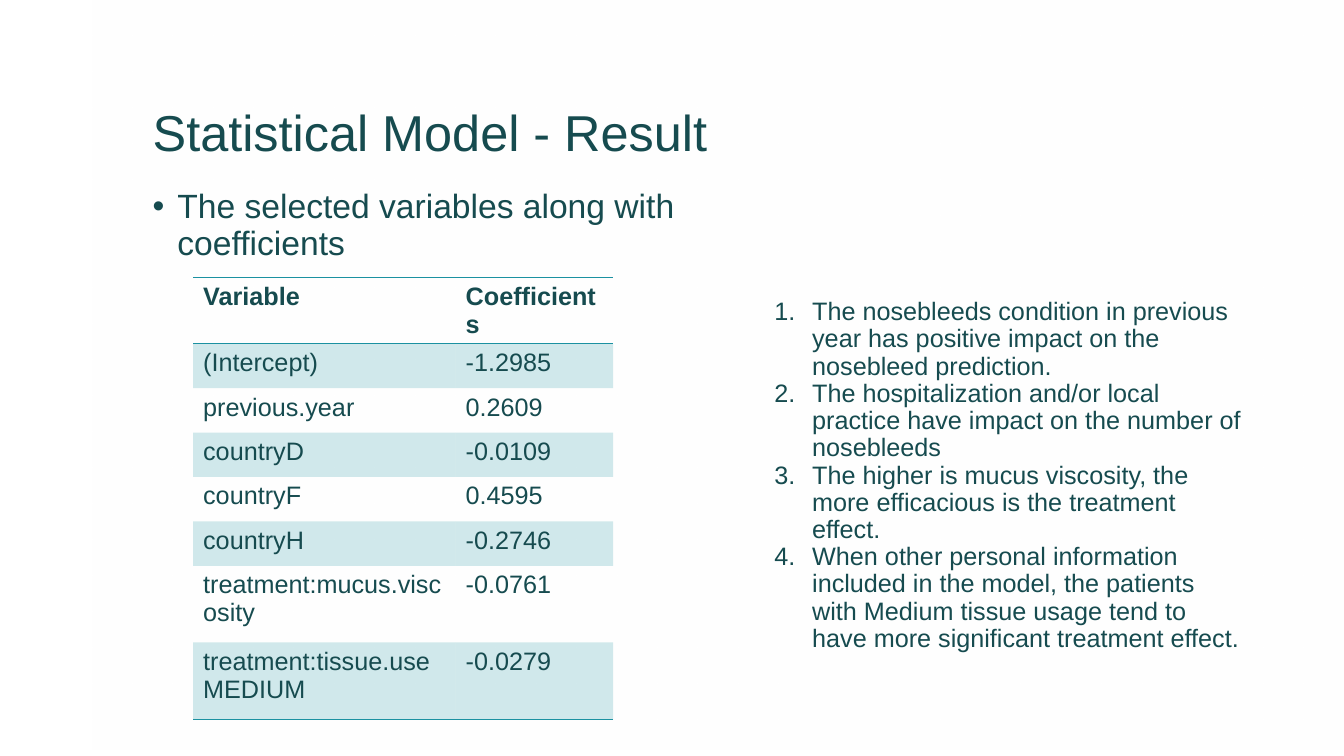
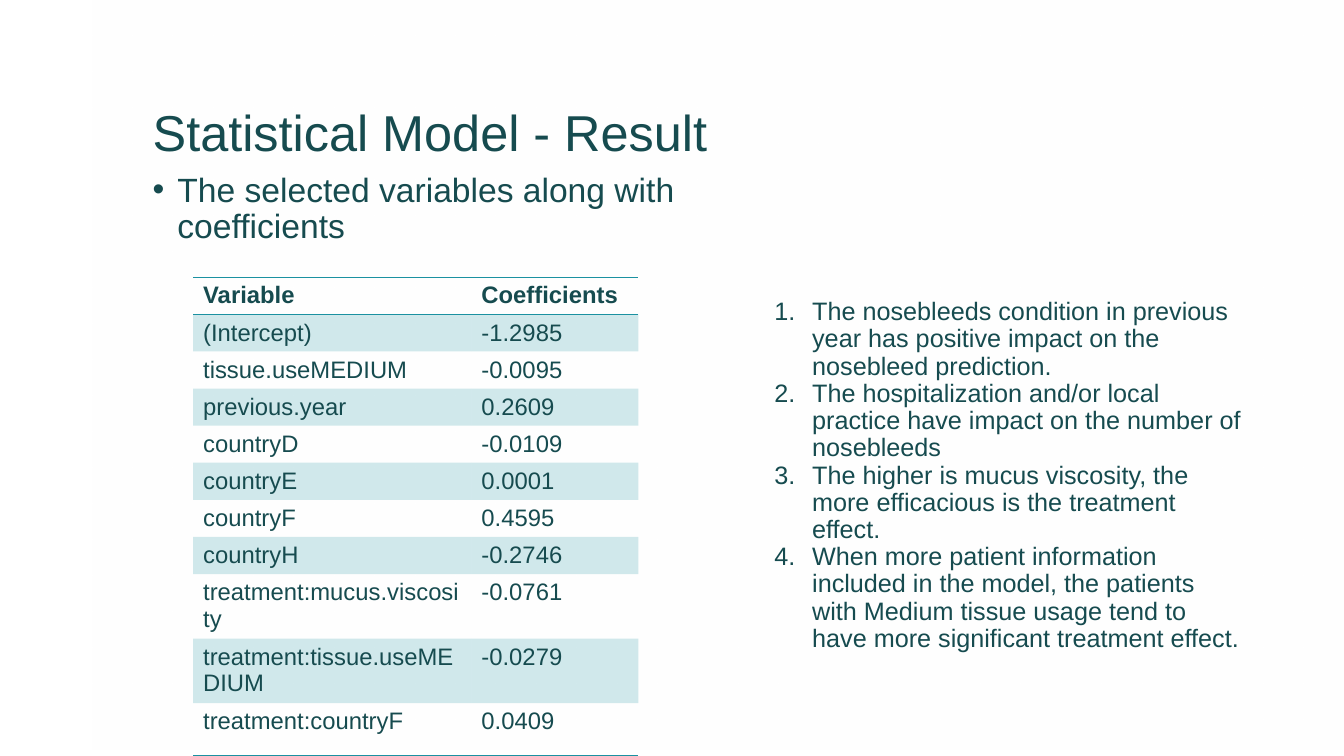
Before and after one commit to liuxia74/AZ, a slide deck: slide 13 of AstraZeneca_Presentation.pptx. Drawn at 1344x756 pixels with LibreOffice and Linux fonts; fonts in the diff are those of the drawing; background and template pictures are left out. Boxes give left, top, right and bottom in pixels: in the first picture for what was removed or moved away, otherwise in the second. Text is boxed around its words. In the diff, an @@ line names an element or a change of style, - is before the commit and + after.

```diff
--- a/AstraZeneca_Presentation.pptx
+++ b/AstraZeneca_Presentation.pptx
@@ text "The selected variables along with ...": place and size @@
-text "The selected variables along with ..." at [177, 193, 674, 256]
+text "The selected variables along with ..." at [177, 177, 674, 239]
@@ table at [193, 277, 638, 756] @@
+row 3: tissue.useMEDIUM | -0.0095
+row 6: countryE | 0.0001
+row 11: treatment:countryF | 0.0409
@@ table: place and size @@
-table at [193, 277, 612, 698]
+table at [193, 277, 638, 756]
@@ text at [812, 546, 1239, 653]: text changed @@
-4. When other personal information included in the model, the patients with Medium tissue usage tend to have more significant treatment effect.
+4. When more patient information included in the model, the patients with Medium tissue usage tend to have more significant treatment effect.
```
Also in this commit, not shown: 1 other slide changed, 5 other files.
